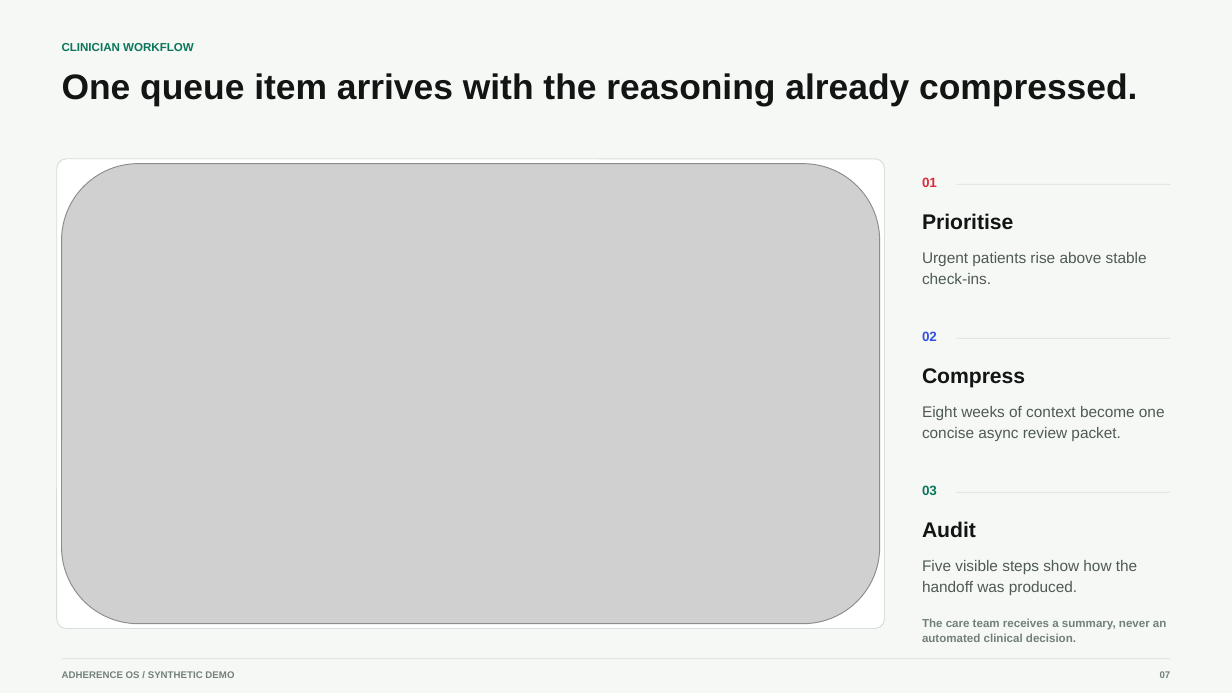
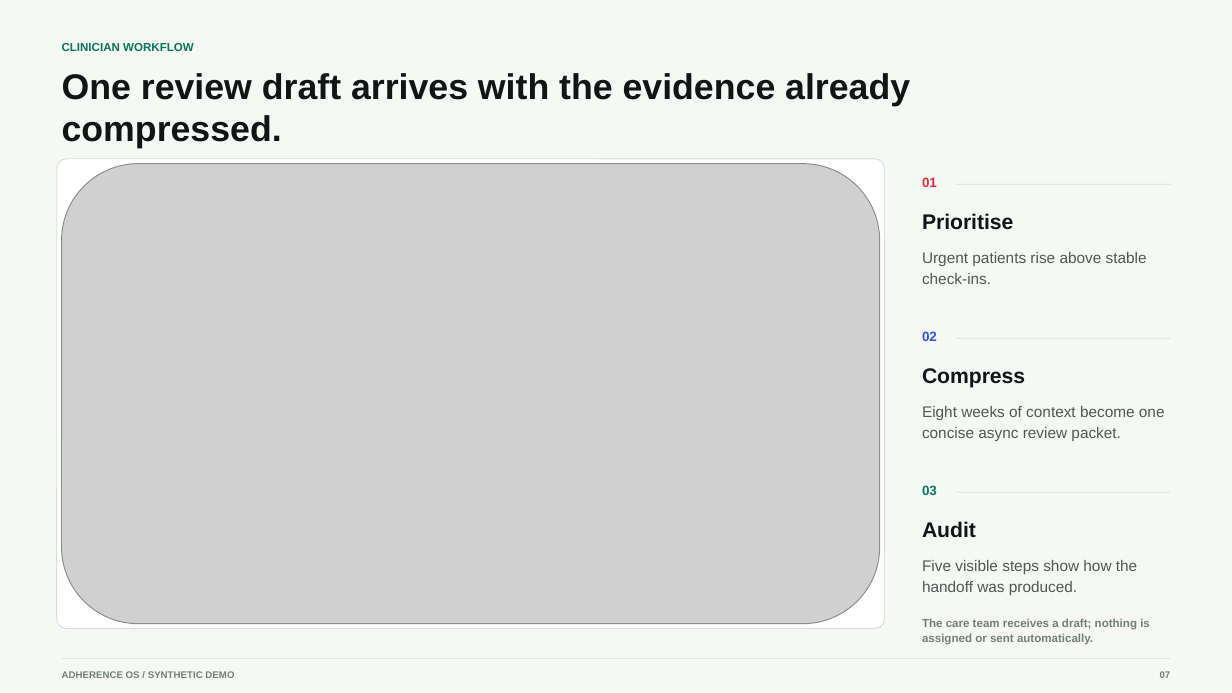
Before and after one commit to kevinmeix1/adherence-os, a slide deck: slide 7 of outputs/adherence-os-demo.pptx. Drawn at 1232x693 pixels with LibreOffice and Linux fonts; fonts in the diff are those of the drawing; grey boxes stand for pictures. Boxes give left, top, right and bottom in pixels: in the first picture for what was removed or moved away, otherwise in the second. Text is boxed around its words. In the diff, an @@ line names an element or a change of style, - is before the commit and + after.

Commit message:
Ship commercial decision flow and release assets

```diff
--- a/outputs/adherence-os-demo.pptx
+++ b/outputs/adherence-os-demo.pptx
@@ text at [62,73,910,149]: text changed; size 27.6 to 27.8 pt @@
-One queue item arrives with the reasoning already compressed.
+One review draft arrives with the evidence already compressed.
@@ text at [922,618,1150,645]: text changed @@
-The care team receives a summary, never an automated clinical decision.
+The care team receives a draft; nothing is assigned or sent automatically.
```
Also in this commit, not shown: 7 other slides changed, 36 other files.
